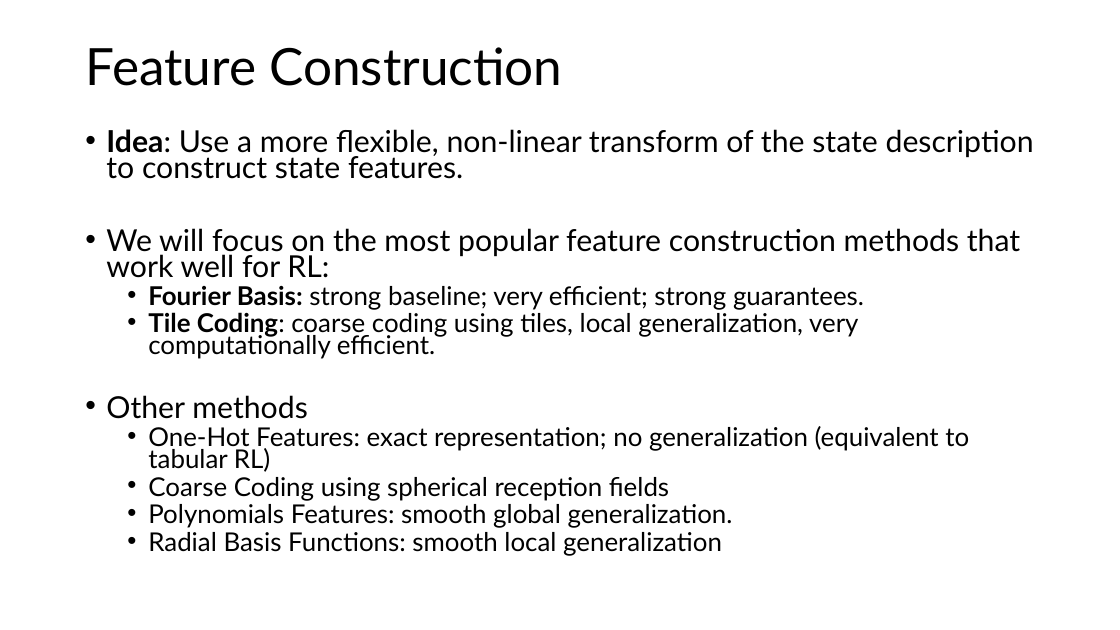
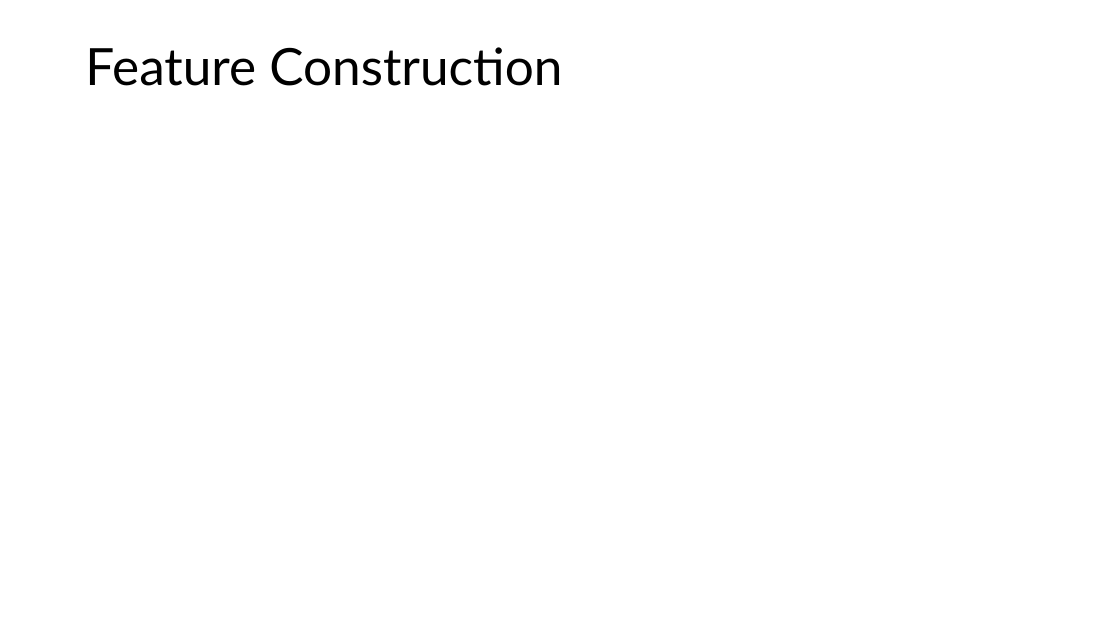
Before and after one commit to mhahsler/Introduction_to_Reinforcement_Learning, a slide deck: slide 22 of slides/Lecture_Chapter09.pptx. Drawn at 1120x630 pixels with LibreOffice and Linux fonts; fonts in the diff are those of the drawing; grey boxes stand for pictures. Boxes give left, top, right and bottom in pixels: in the first picture for what was removed or moved away, otherwise in the second. Text is boxed around its words. In the diff, an @@ line names an element or a change of style, - is before the commit and + after.

```diff
--- a/slides/Lecture_Chapter09.pptx
+++ b/slides/Lecture_Chapter09.pptx
@@ text removed at (106,129,1034,556) @@
-• Idea: Use a more flexible, non-linear transform of the state description to construct state features.
-• We will focus on the most popular feature construction methods that work well for RL:
-  • Fourier Basis: strong baseline; very efficient; strong guarantees.
-  • Tile Coding: coarse coding using tiles, local generalization, very computationally efficient.
-• Other methods
-  • One-Hot Features: exact representation; no generalization (equivalent to tabular RL)
-  • Coarse Coding using spherical reception fields
-  • Polynomials Features: smooth global generalization.
-  • Radial Basis Functions: smooth local generalization
```
Also in this commit, not shown: 1 other slide changed, 2 other files.
